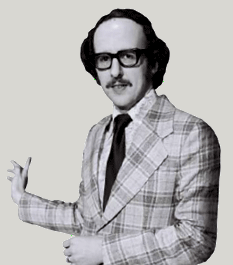
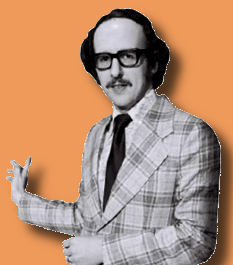
Layers edited between the first and the second w=233, h=265 image:
added layer "Drop Shadow" (68%) above "michael_fish.png" over bbox(2, 4, 233, 265)
painted on "michael_fish.png" over bbox(0, 0, 233, 265)
